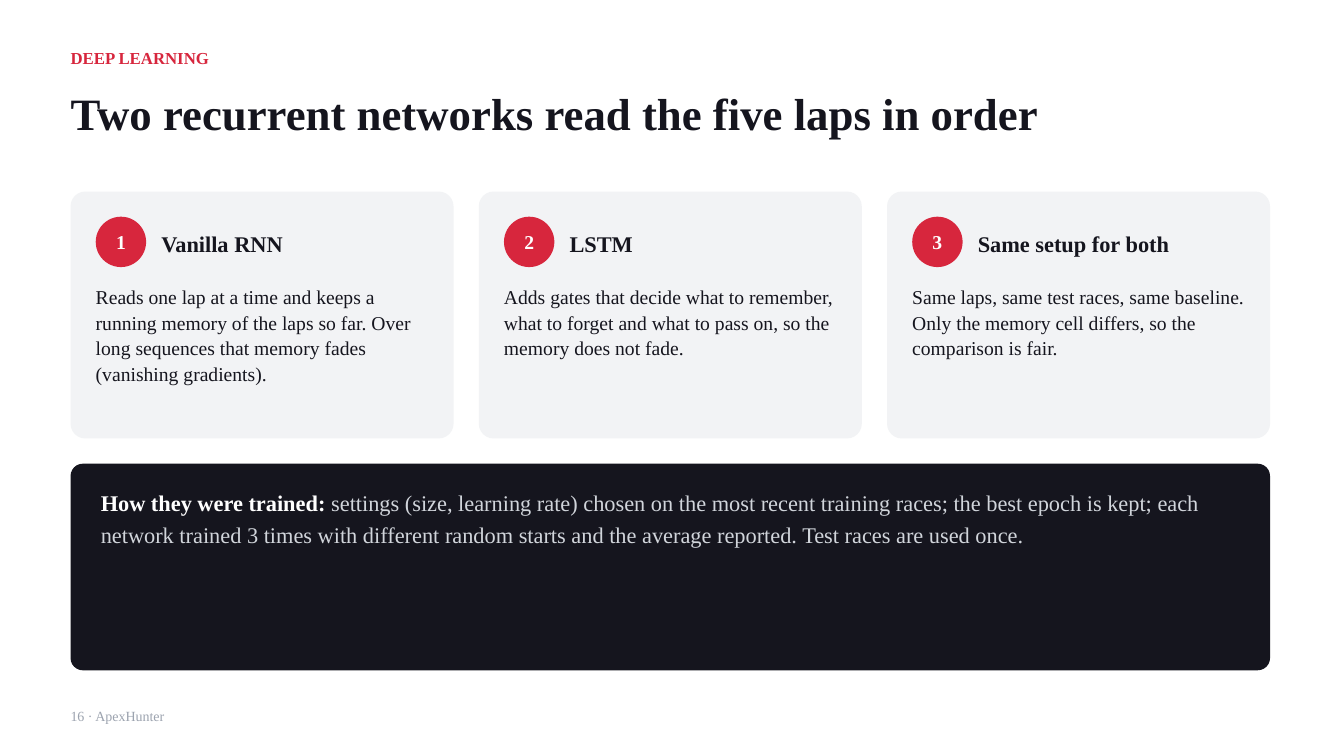
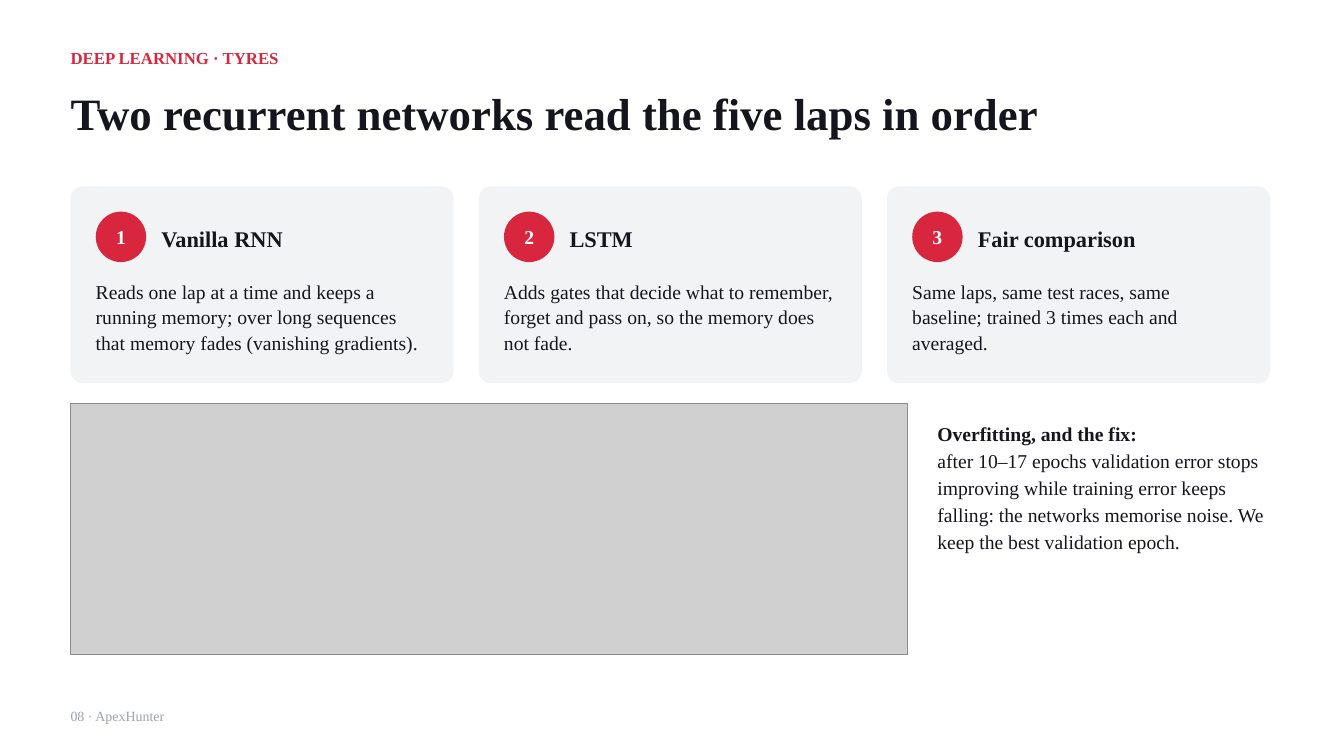
Before and after one commit to ParinShah2312/ApexHunter, a slide deck: slide 8 of docs/submission/ApexHunter_Presentation.pptx (slide 16 before the commit). Drawn at 1344x756 pixels with LibreOffice and Linux fonts; fonts in the diff are those of the drawing; grey boxes stand for pictures. Boxes give left, top, right and bottom in pixels: in the first picture for what was removed or moved away, otherwise in the second. Text is boxed around its words. In the diff, an @@ line names an element or a change of style, - is before the commit and + after.

```diff
--- a/docs/submission/ApexHunter_Presentation.pptx
+++ b/docs/submission/ApexHunter_Presentation.pptx
@@ text at (71,53,279,64): text changed @@
-DEEP LEARNING
+DEEP LEARNING · TYRES
@@ rounded rectangle: place and size @@
-rounded rectangle at (71,192,454,439)
+rounded rectangle at (71,187,454,383)
@@ rounded rectangle: place and size @@
-rounded rectangle at (479,192,862,439)
+rounded rectangle at (479,187,862,383)
@@ rounded rectangle: place and size @@
-rounded rectangle at (887,192,1270,439)
+rounded rectangle at (887,187,1270,383)
@@ 3 ellipses, 2 texts: place and size @@
-3 ellipses, 2 texts at (96,217,963,267)
+3 ellipses, 2 texts at (96,212,963,262)
@@ text at (978,231,1136,252): text changed @@
-Same setup for both
+Fair comparison
@@ text at (96,285,417,355): text changed @@
-Reads one lap at a time and keeps a running memory of the laps so far. Over long sequences that memory fades (vanishing gradients).
+Reads one lap at a time and keeps a running memory; over long sequences that memory fades (vanishing gradients).
@@ text at (504,285,833,351): text changed @@
-Adds gates that decide what to remember, what to forget and what to pass on, so the memory does not fade.
+Adds gates that decide what to remember, forget and pass on, so the memory does not fade.
@@ text at (912,285,1177,355): text changed @@
-Same laps, same test races, same baseline. Only the memory cell differs, so the comparison is fair.
+Same laps, same test races, same baseline; trained 3 times each and averaged.
@@ picture added at (71,403,907,655) @@
@@ text at (937,427,1264,554): text changed; size 16 to 14 pt; text colour #D1D5DB to #15151E @@
-How they were trained: settings (size, learning rate) chosen on the most recent training races; the best epoch is kept; each network trained 3 times with different random starts and the average reported. Test races are used once.
+Overfitting, and the fix:
+after 10–17 epochs validation error stops improving while training error keeps falling: the networks memorise noise. We keep the best validation epoch.
@@ rounded rectangle removed at (71,464,1270,670) @@
@@ text at (71,712,164,724): text changed @@
-16 · ApexHunter
+08 · ApexHunter
```
Also in this commit, not shown: 9 other slides changed, 2 slides added, 14 slides removed, 2 other files.
